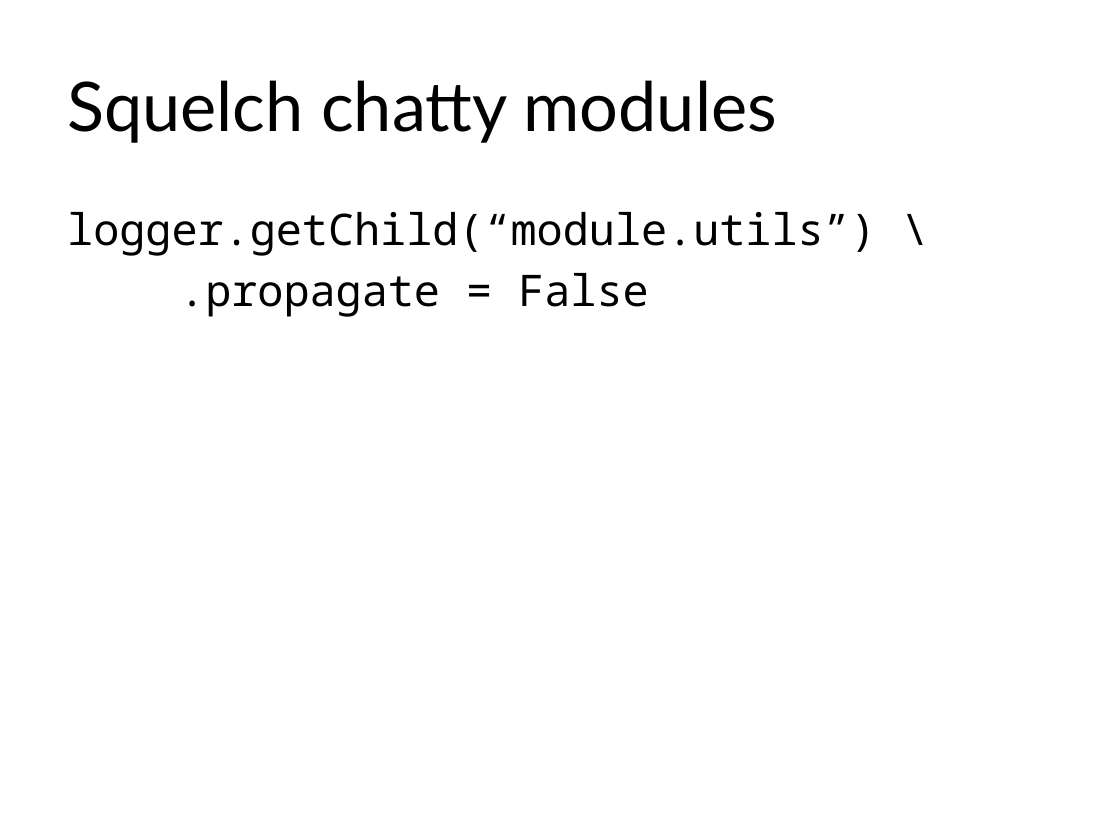
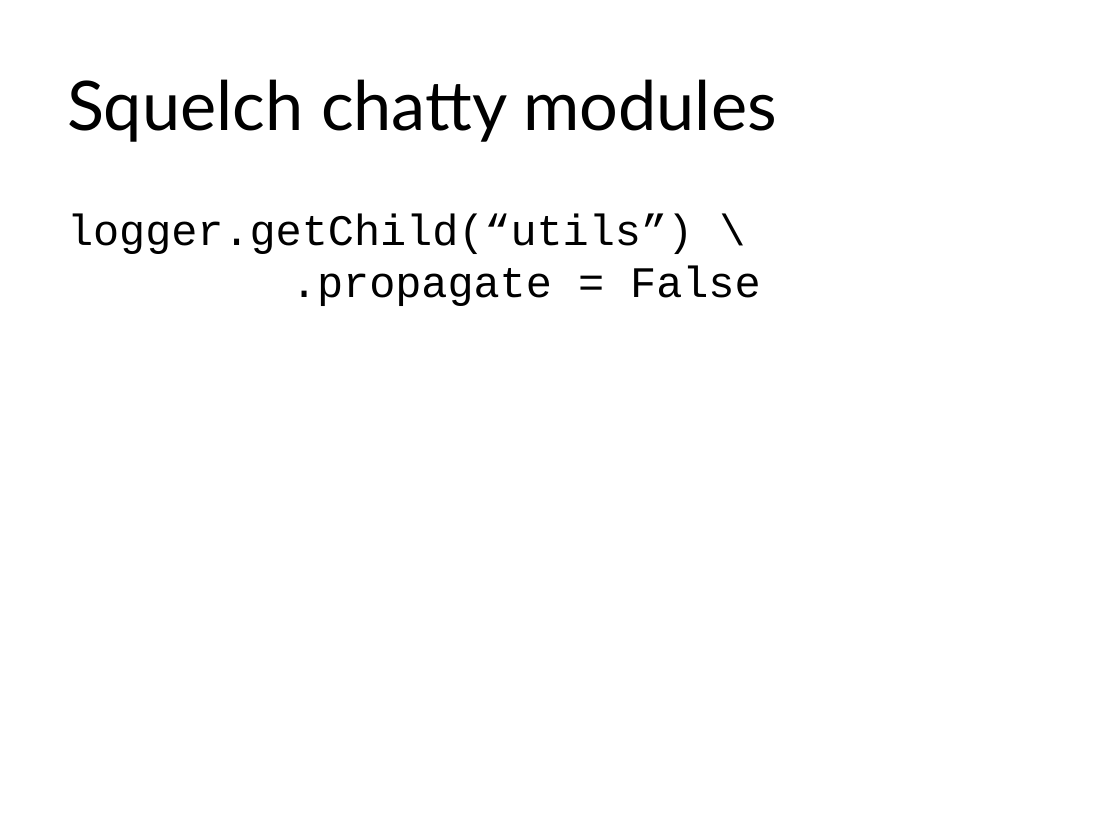
Before and after one commit to pcallier/standard_love, a slide deck: slide 18 of standard_lib.pptx. Drawn at 1120x840 pixels with LibreOffice and Linux fonts; fonts in the diff are those of the drawing. Boxes give left, top, right and bottom in pixels: in the first picture for what was removed or moved away, otherwise in the second. Text is boxed around its words. In the diff, an @@ line names an element or a change of style, - is before the commit and + after.

```diff
--- a/standard_lib.pptx
+++ b/standard_lib.pptx
@@ text at <box>67,213,693,254</box>: text changed; font Noto Sans Mono to Courier New @@
-logger.getChild(“module.utils”) \
+logger.getChild(“utils”) \
@@ text at <box>291,265,761,306</box>: font Noto Sans Mono to Courier New in ".propagate = False"; less space between paragraphs @@
```
Also in this commit, not shown: 15 other slides changed, 1 slide added.
